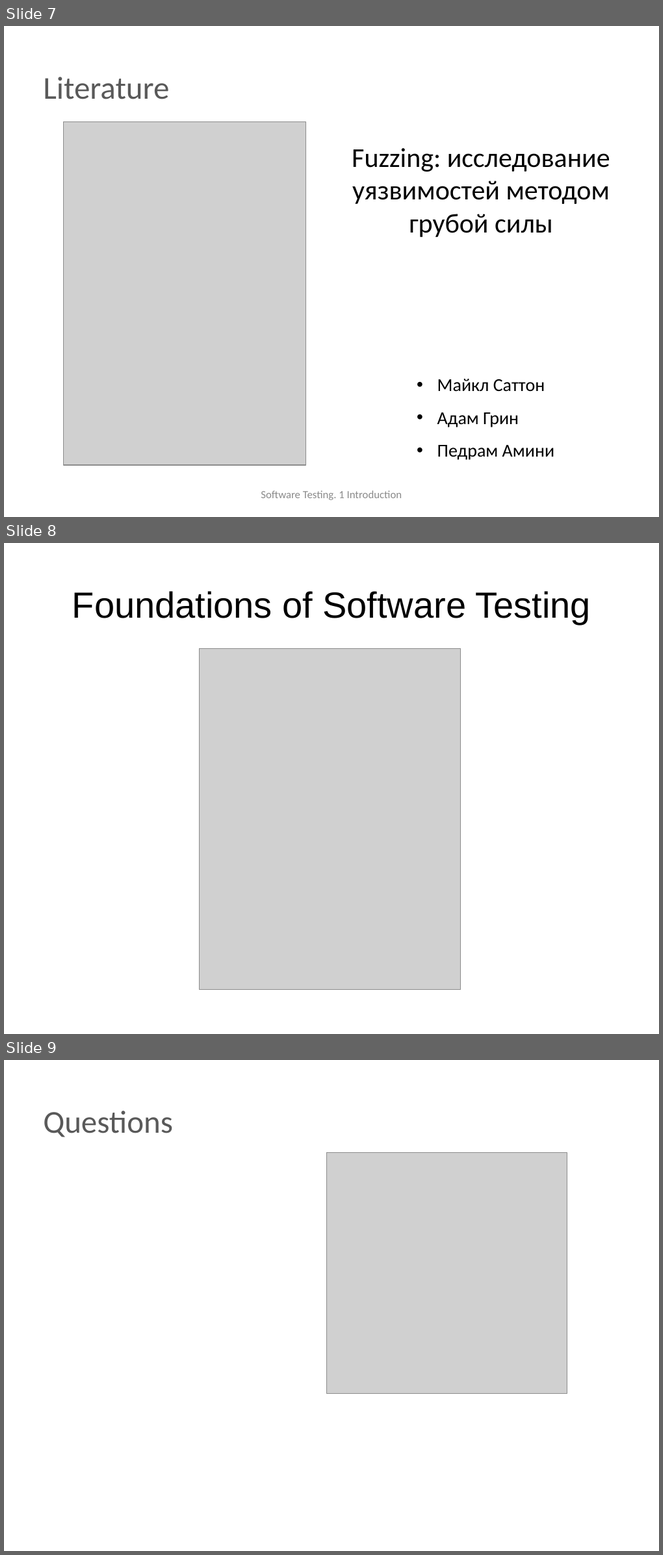
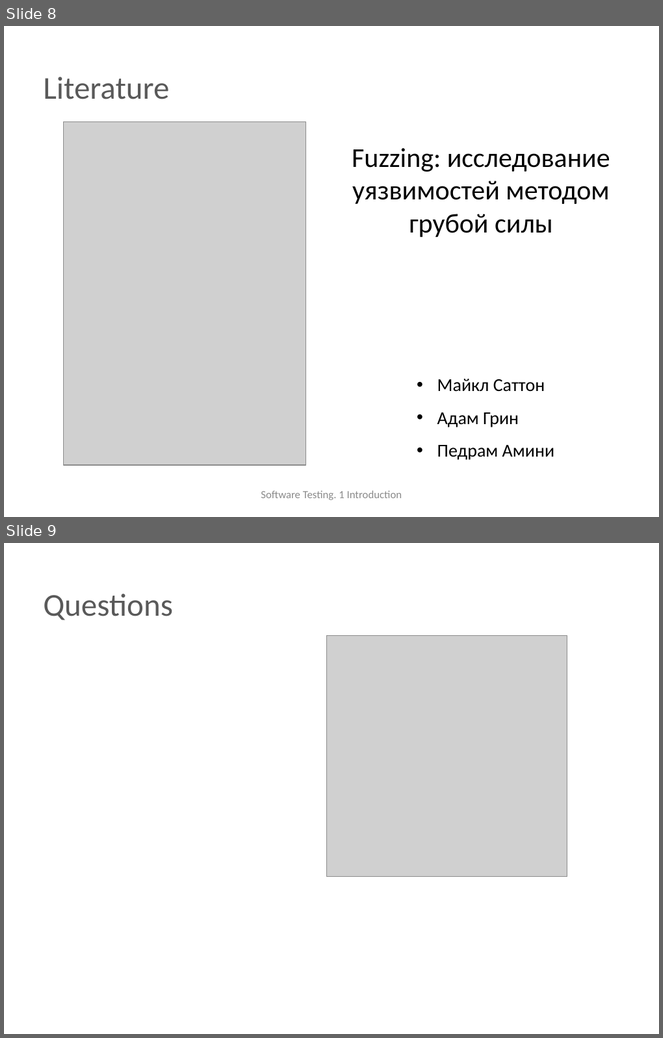
Before and after one commit to BigRacer/swtesting, a slide deck: 0.Introduction_part1/Introduction.pptx. Shown one above the other, each under a label of ours: slides 7, 8 and 9 before the commit, slides 8 and 9 after it. The pictures are 663x1555 and 663x1038 pixels, drawn with LibreOffice and Linux fonts; fonts in the diff are those of the drawing; grey boxes stand for pictures; background and template pictures are left out. Boxes give left, top, right and bottom in pixels: in the first picture for what was removed or moved away, otherwise in the second. Text is boxed around its words. In the diff, an @@ line names an element or a change of style, - is before the commit and + after.

```diff
--- a/0.Introduction_part1/Introduction.pptx
+++ b/0.Introduction_part1/Introduction.pptx
@@ slide 8 removed at (x1=4, y1=543, x2=659, y2=1034), background picture (left out) @@
@@ title removed at (x1=72, y1=591, x2=591, y2=624) @@
-Foundations of Software Testing
@@ picture removed at (x1=199, y1=648, x2=461, y2=990) @@
@@ what was slide 7 is now slide 8 @@
```
Also in this commit, not shown: 2 slides changed, 2 slides added, 2 other files.
